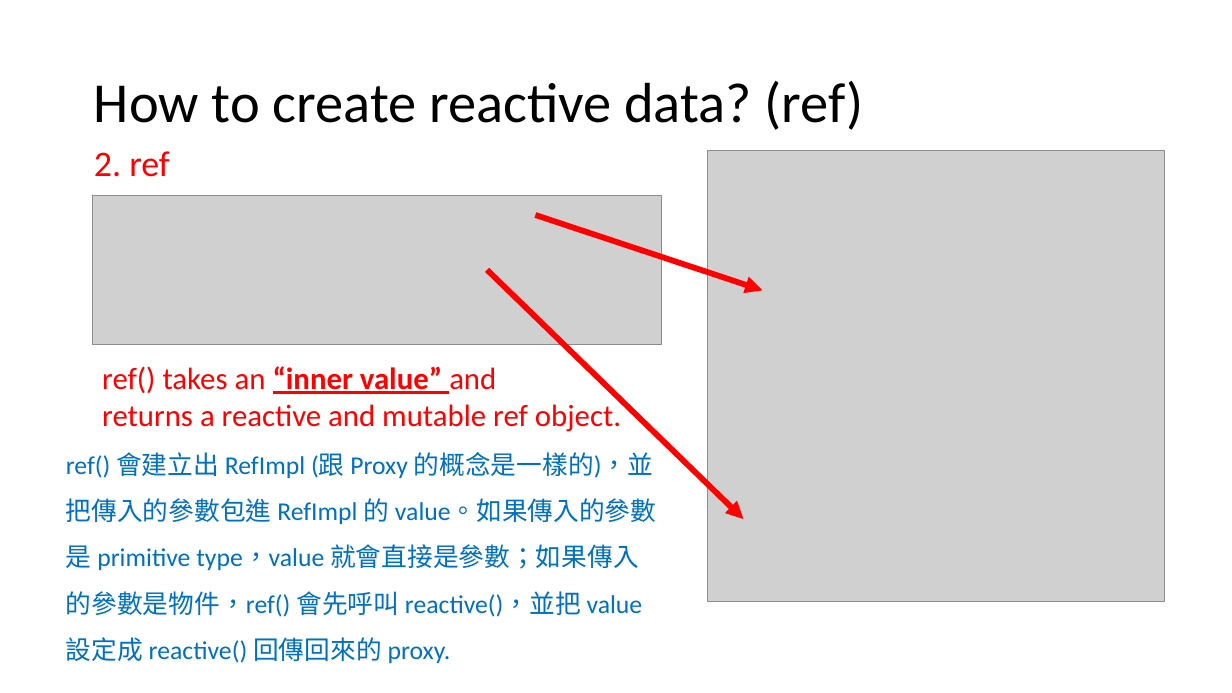
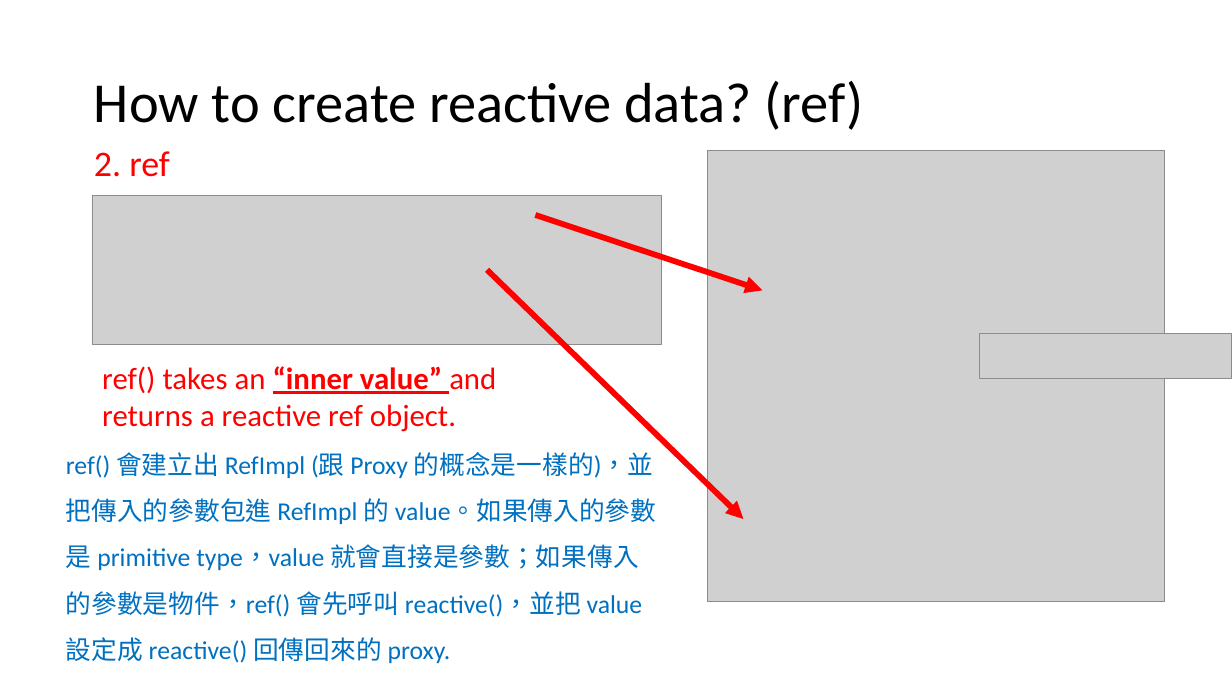
Before and after one commit to michael-ouyang-projects/vue3-practice, a slide deck: slide 32 of VUE3.pptx (slide 31 before the commit). Drawn at 1232x693 pixels with LibreOffice and Linux fonts; fonts in the diff are those of the drawing; grey boxes stand for pictures. Boxes give left, top, right and bottom in pixels: in the first picture for what was removed or moved away, otherwise in the second. Text is boxed around its words. In the diff, an @@ line names an element or a change of style, - is before the commit and + after.

```diff
--- a/VUE3.pptx
+++ b/VUE3.pptx
@@ picture added at bbox=[980, 333, 1232, 378] @@
@@ text at bbox=[102, 404, 456, 432]: text changed @@
-returns a reactive and mutable ref object.
+returns a reactive ref object.
```
Also in this commit, not shown: 9 other slides changed, 1 slide added.
